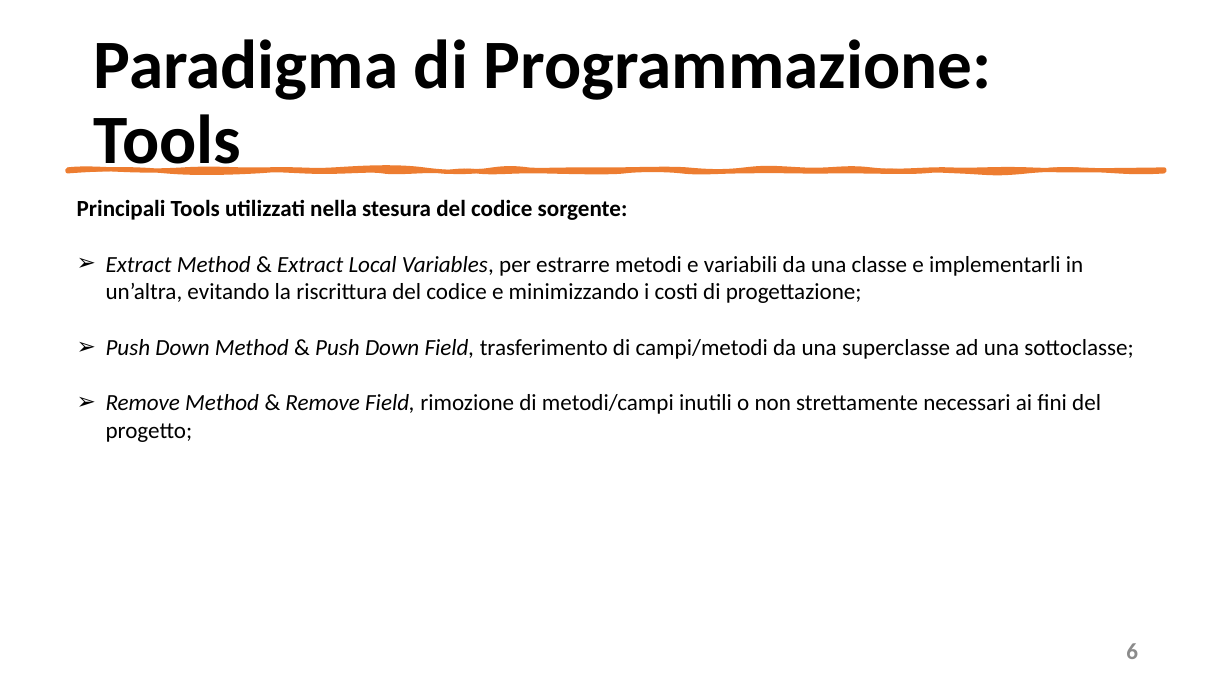
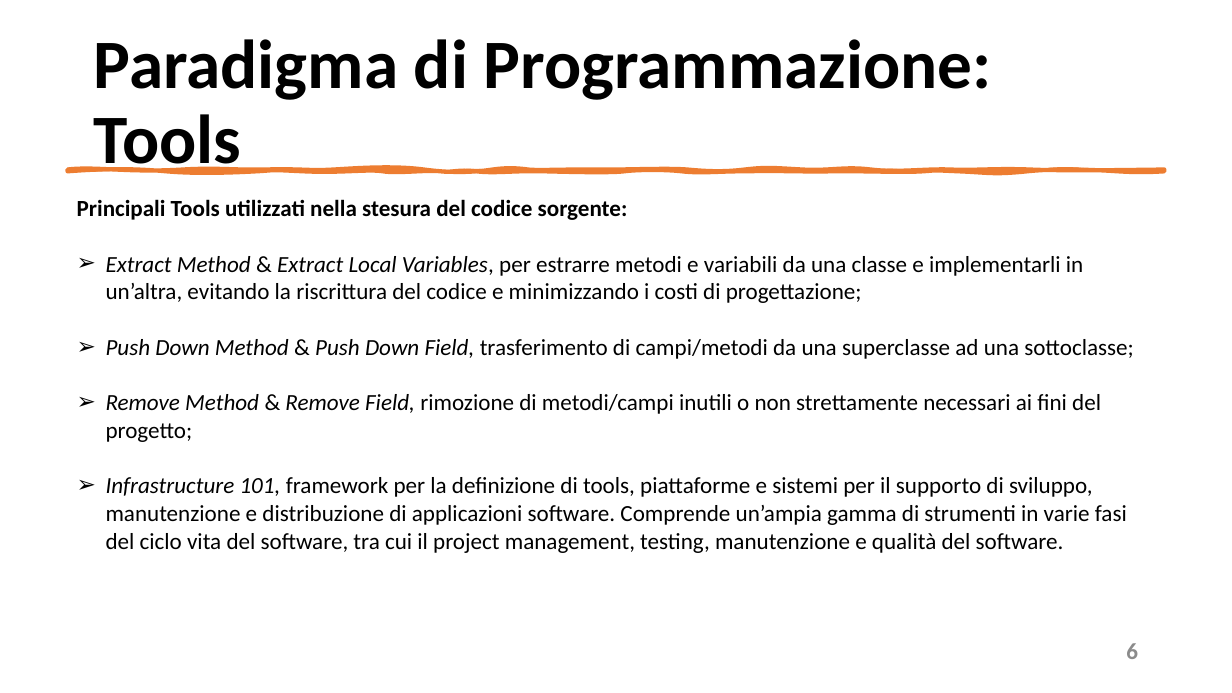
Before and after one commit to mangilimatteo/Progetto_Ingegneria_Software_Cattaneo_Mangili_Saini, a slide deck: slide 6 of Presentazione/Presentazione_Progetto.pptx. Drawn at 1232x693 pixels with LibreOffice and Linux fonts; fonts in the diff are those of the drawing. Boxes give left, top, right and bottom in pixels: in the first picture for what was removed or moved away, otherwise in the second. Text is boxed around its words. In the diff, an @@ line names an element or a change of style, - is before the commit and + after.

Commit message:
Update Presentazione Progetto
Testing e casi

```diff
--- a/Presentazione/Presentazione_Progetto.pptx
+++ b/Presentazione/Presentazione_Progetto.pptx
@@ text at bbox=[106, 477, 1127, 553]: paragraph added @@
+➢ Infrastructure 101, framework per la definizione di tools, piattaforme e sistemi per il supporto di sviluppo, manutenzione e distribuzione di applicazioni software. Comprende un’ampia gamma di strumenti in varie fasi del ciclo vita del software, tra cui il project management, testing, manutenzione e qualità del software.
```
Also in this commit, not shown: 8 other slides changed, 1 slide added.
